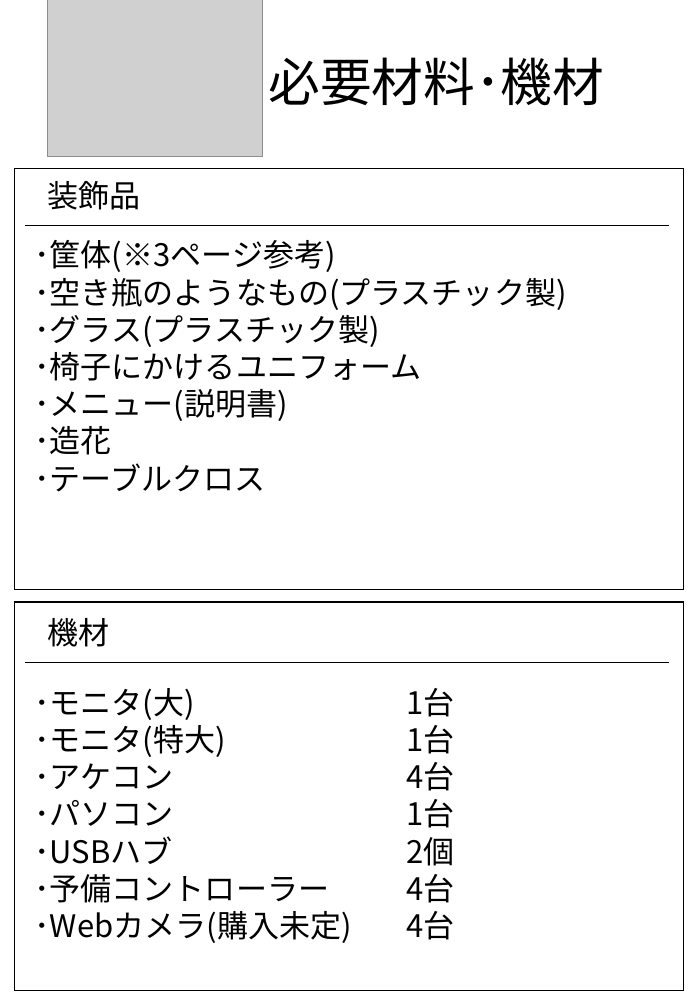
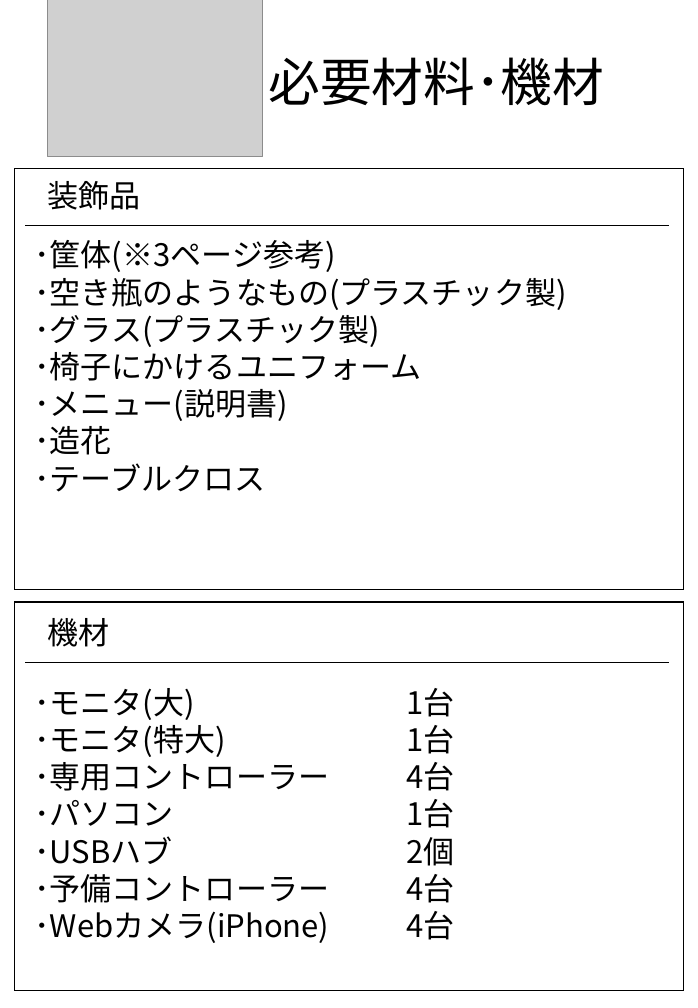
Before and after one commit to HodakaNiwa/TeamC-Graduate-work, a slide deck: slide 2 of 12_ブース設計図/ブース設計図.pptx. Drawn at 698x1008 pixels with LibreOffice and Linux fonts; fonts in the diff are those of the drawing; grey boxes stand for pictures. Boxes give left, top, right and bottom in pixels: in the first picture for what was removed or moved away, otherwise in the second. Text is boxed around its words. In the diff, an @@ line names an element or a change of style, - is before the commit and + after.

Commit message:
そしてさらに更新

```diff
--- a/12_ブース設計図/ブース設計図.pptx
+++ b/12_ブース設計図/ブース設計図.pptx
@@ text at (x1=34, y1=762, x2=329, y2=791): text changed @@
-･アケコン 4台
+･専用コントローラー 4台
@@ text at (x1=34, y1=762, x2=455, y2=943): text changed @@
-･Webカメラ(購入未定) 4台
+･Webカメラ(iPhone) 4台
```
